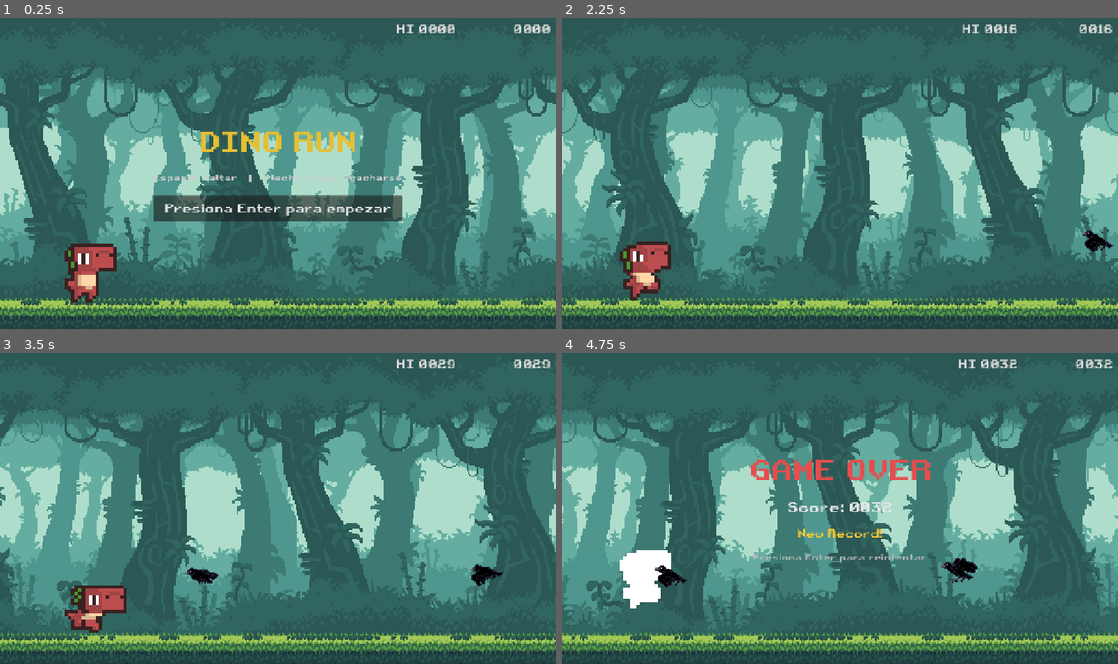
Above: before the commit, frames 1-4 (two rows, left to right).
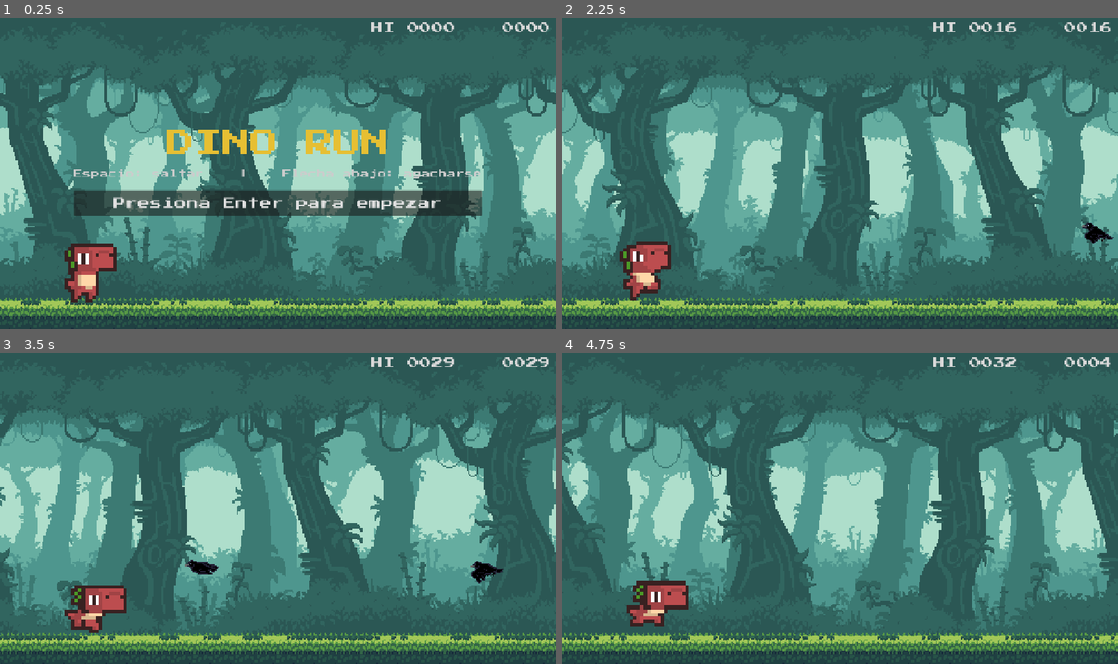
Above: after the commit, the same moments.

Repository: kadirbrioso-afk/Dino_Run
Game: Godot game, scene res://scenes/main/main.tscn
Same seed, same stepped clock (60 frames per second), same inputs: the game is played once before the commit and once after it.
Inputs:
- Up to frame 1 (0.25 s): no input
- Up to frame 2 (2.25 s): click "Presiona Enter para empezar" at 0.5 s; tap Enter (restart) at 1.25 s; hold Down (duck) 1.28-2.03 s; tap Up (jump) at 1.52 s; tap Down (duck) at 2.1 s
- Up to frame 3 (3.5 s): tap Up (jump) at 2.27 s; hold Down (duck) from 2.78 s (still down)
- Up to frame 4 (4.75 s): release Down (duck) at 3.53 s; tap Down (duck) at 3.6 s; tap Up (jump) at 3.77, 4.52 s; tap Enter (restart) at 4.25 s; hold Down (duck) from 4.28 s (still down)

The runs differ from the first frame. In frame 1, 7.7% of the frame differs, in the area x 13-99%, y 1-66%; in frame 2, 0.7%; in frame 3, 1.0%; in frame 4, 53%, in the area x 0-100%, y 1-97%.

Commit message:
Fuente pixel de alto contraste, música desde el inicio, cuervos más altos y resta de la consistencia del proyecto

Diff:
--- a/scenes/main/main.tscn
+++ b/scenes/main/main.tscn
@@ -7,13 +7,12 @@
 [ext_resource type="PackedScene" uid="uid://bpbh7v4oewi4s" path="res://scenes/obstacles/bush.tscn" id="4_l3cfh"]
 [ext_resource type="Script" uid="uid://cjb7vg6uuxp28" path="res://script/obstacle_spawner.gd" id="4_ow5a4"]
 [ext_resource type="PackedScene" uid="uid://bao3ydhahwxw" path="res://scenes/obstacles/crow.tscn" id="5_6q06x"]
-[ext_resource type="PackedScene" uid="uid://d9hz4m5k2qbrt" path="res://scenes/ui/HUD.tscn" id="6_ui"]
+[ext_resource type="PackedScene" uid="uid://e25jk8cijf02" path="res://scenes/ui/HUD.tscn" id="6_ui"]
 
 [node name="Main" type="Node" unique_id=328504696]
 script = ExtResource("1_hujxm")
 
 [node name="BackGround" parent="." unique_id=2066364665 instance=ExtResource("2_6q06x")]
-speed_scale = 0.4
 
 [node name="Ground" parent="." unique_id=1892139230 instance=ExtResource("3_ow5a4")]
 position = Vector2(0, 8)
--- a/scenes/obstacles/crow.tscn
+++ b/scenes/obstacles/crow.tscn
@@ -63,8 +63,9 @@
 flip_h = true
 
 [node name="CollisionShape2D" type="CollisionShape2D" parent="." unique_id=2048770643]
-position = Vector2(-8, 2)
+position = Vector2(-4, -4)
 rotation = -1.3089969
 shape = SubResource("CapsuleShape2D_jgkm5")
 
 [node name="VisibleOnScreenNotifier2D" type="VisibleOnScreenNotifier2D" parent="." unique_id=889359893]
+position = Vector2(0, -2)
--- a/scenes/player/dino.tscn
+++ b/scenes/player/dino.tscn
@@ -224,7 +224,7 @@
 
 [node name="JumpSound" type="AudioStreamPlayer" parent="." unique_id=1899564511]
 stream = ExtResource("3_dg3b3")
-volume_db = -25.0
+volume_db = -18.0
 
 [node name="DuckSound" type="AudioStreamPlayer" parent="." unique_id=82124295]
 stream = ExtResource("4_67a4n")
--- a/scenes/ui/HUD.tscn
+++ b/scenes/ui/HUD.tscn
@@ -1,7 +1,7 @@
-[gd_scene format=3 uid="uid://d9hz4m5k2qbrt"]
+[gd_scene format=3 uid="uid://e25jk8cijf02"]
 
 [ext_resource type="Script" uid="uid://c2v7wq9tn3kds" path="res://script/HUD.gd" id="1_hud"]
-[ext_resource type="FontFile" uid="uid://ceoxmbfhwbm41" path="res://assets/fonts/retro.ttf" id="2_font"]
+[ext_resource type="FontFile" uid="uid://cg8bvhq3s1mp2" path="res://assets/fonts/PressStart2P-Regular.ttf" id="2_font"]
 [ext_resource type="AudioStream" uid="uid://deyoclcju4451" path="res://assets/audio/sfx/Pop Thumb.mp3" id="3_audio"]
 
 [node name="HUD" type="CanvasLayer"]
--- a/script/autoload/GameManager.gd
+++ b/script/autoload/GameManager.gd
@@ -11,6 +11,9 @@
 const MAX_SPEED: float = 1400.0
 const SPEED_INCREASE_PER_SECOND: float = 8.0
 
+const MUSIC_VOLUME_DB: float = -20.0
+const MUSIC_STREAM: AudioStream = preload("res://assets/audio/music/gigachad.ogg")
+
 var current_speed: float = BASE_SPEED
 var is_game_running: bool = false
 var current_score: float = 0.0
@@ -19,9 +22,18 @@
 var new_record: bool = false
 
 var _last_emitted_score: int = -1
+var _music: AudioStreamPlayer
 
 func _ready() -> void:
+	_setup_music()
 	_load_high_score()
+
+func _setup_music() -> void:
+	_music = AudioStreamPlayer.new()
+	_music.stream = MUSIC_STREAM
+	_music.volume_db = MUSIC_VOLUME_DB
+	add_child(_music)
+	_music.play()
 
 func start_game() -> void:
 	if is_game_running:
--- a/script/main.gd
+++ b/script/main.gd
@@ -1,4 +1,4 @@
-extends Node2D
+extends Node
 
 func _ready() -> void:
 	get_tree().paused = false
--- a/script/obstacle_spawner.gd
+++ b/script/obstacle_spawner.gd
@@ -56,6 +56,6 @@
 		return
 
 	var crow: Area2D = crow_escene.instantiate()
-	# Pequeña variación aleatoria en la altura para evitar patrones repetitivos
-	crow.global_position = spawn_point_air.global_position + Vector2(0, randf_range(-crow_height_spread, crow_height_spread))
+	# Pequeña variación hacia arriba para evitar patrones repetitivos
+	crow.global_position = spawn_point_air.global_position + Vector2(0, -randf() * crow_height_spread)
 	get_parent().add_child(crow)
Not shown, added: assets/audio/music/gigachad.ogg.import
Binary file added: assets/fonts/PressStart2P-Regular.ttf
Not shown, added: assets/fonts/PressStart2P-Regular.ttf.import
Not shown, added: assets/audio/music/gigachad.ogg
